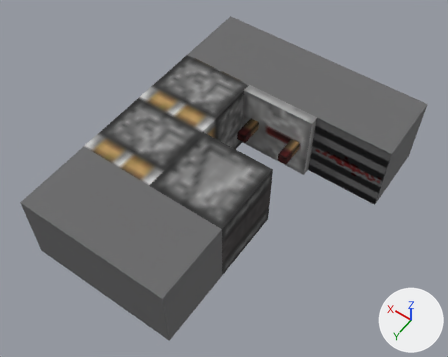
Renders of the glTF model models/gltf/double_extender_1.gltf from each side of a commit.
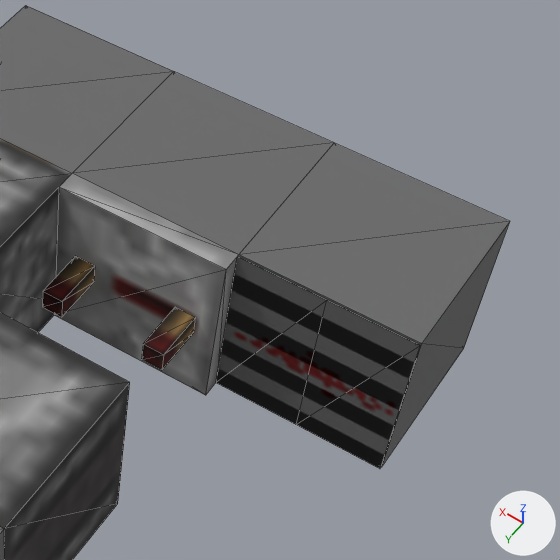
The first picture shows the older version from a 50 mm camera at (-0.0199, 0.0251, 0.0415) aimed at (-0.0025, 0.0007, 0.0032). The close-ups show both versions on the part from 49% to 100% of the width and 4% to 68% of the height of that picture; other places that the commit changed are outside them. Arrows for +X, +Y and +Z are at lower right; the lights stay in place. The close-ups show mesh edges as thin lines. Where no turn or scale is listed for an object, it has been applied to the vertices. Vertices at the same position are counted once.

Script lines for the objects in view, before the commit:
```python
ob_mesh_0 = bpy.data.objects.new('Mesh_0', me_mesh_0)
ob_mesh_0.location = (0.0, 0.0, 0.0127)
ob_mesh_10 = bpy.data.objects.new('Mesh_10', me_mesh_10)
ob_mesh_10.location = (0.0, 0.0, 0.0127)
ob_mesh_11 = bpy.data.objects.new('Mesh_11', me_mesh_11)
ob_mesh_11.location = (0.0, 0.0, 0.0127)
ob_mesh_12 = bpy.data.objects.new('Mesh_12', me_mesh_12)
ob_mesh_12.location = (0.0, 0.0, 0.0127)
ob_mesh_13 = bpy.data.objects.new('Mesh_13', me_mesh_13)
ob_mesh_13.location = (0.0, 0.0, 0.0127)
ob_mesh_14 = bpy.data.objects.new('Mesh_14', me_mesh_14)
ob_mesh_14.location = (0.0, 0.0, 0.0127)
ob_mesh_8 = bpy.data.objects.new('Mesh_8', me_mesh_8)
ob_mesh_8.location = (0.0, 0.0, 0.0127)
ob_mesh_9 = bpy.data.objects.new('Mesh_9', me_mesh_9)
ob_mesh_9.location = (0.0, 0.0, 0.0127)
# also in view: 'Mesh_2' at (0.0032, -0.0095, 0.0032); 'Mesh_4' at (-0.0032, 0.0032, 0.0032); 'Mesh_1' at (-0.0032, -0.0095, 0.0032); 'Mesh_3' at (0.0032, -0.0032, 0.0032)
```
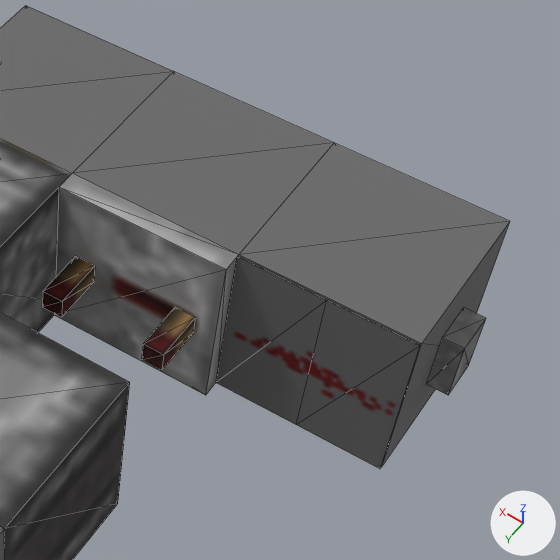
The newer file is also turned or shifted as a whole; pictures and numbers use the older file's frame.

Diff of the bpy script that builds the scene:
```diff
--- a/models/gltf/double_extender_1.gltf.py
+++ b/models/gltf/double_extender_1.gltf.py
@@ mat_material_5 @@
 mat_material_5 = principled_material('Material_5')
-mat_material_5.texture = img_redstone_dust_line_off_png
+mat_material_5.texture = img_stone_png
 mat_material_5.roughness = 1.0
@@ mat_material_6 @@
 mat_material_6 = principled_material('Material_6')
-mat_material_6.texture = img_stone_slab_top_png
+mat_material_6.texture = img_redstone_dust_line_off_png
 mat_material_6.roughness = 1.0
@@ mat_material_7 @@
 mat_material_7 = principled_material('Material_7')
-mat_material_7.texture = img_repeater_png
+mat_material_7.texture = img_stone_slab_top_png
 mat_material_7.roughness = 1.0
@@ mat_material_8 @@
 mat_material_8 = principled_material('Material_8')
-mat_material_8.texture = img_redstone_torch_off_png
+mat_material_8.texture = img_repeater_png
 mat_material_8.roughness = 1.0
@@ me_mesh_8 @@
-me_mesh_8.from_pydata(...)  # 4 vertices, 2 faces; spans x -0.00953..-0.00635, y -0.00625, z -0.0127..-0.00635
+me_mesh_8.from_pydata(...)  # 8 vertices, 10 faces; spans x -0.01349..-0.0127, y -0.01032..-0.00873, z -0.01072..-0.00833
+# me_mesh_8 part 1: 4 vertices removed from x -0.00953..-0.00635, y -0.00625, z -0.0127..-0.00635; 8 vertices added at x -0.01349..-0.0127, y -0.01032..-0.00873, z -0.01072..-0.00833
 me_mesh_8.materials.append(mat_material_5)
@@ me_mesh_9 @@
 me_mesh_9.from_pydata(...)  # 4 vertices, 2 faces; spans x -0.00953..-0.00635, y -0.00625, z -0.0127..-0.00635
-me_mesh_9.materials.append(mat_material_5)  # picture img_redstone_dust_line_off_png
+# me_mesh_9 part 2: the whole mesh is moved by (-0.00317, 0.0, 0.0)
+me_mesh_9.materials.append(mat_material_6)  # picture img_redstone_dust_line_off_png
@@ me_mesh_10 @@
-me_mesh_10.from_pydata(...)  # 4 vertices, 2 faces; spans x -0.0127..-0.00953, y -0.00625, z -0.0127..-0.00635
-me_mesh_10.materials.append(mat_material_5)  # picture img_redstone_dust_line_off_png
+me_mesh_10.from_pydata(...)  # 8 vertices, 8 faces; spans x -0.00635..0.0, y -0.00635..-0.00556, z -0.0127..-0.00635
+# me_mesh_10 part 3: the whole mesh is rebuilt
+me_mesh_10.materials.append(mat_material_7)  # picture img_stone_slab_top_png
+me_mesh_10.materials.append(mat_material_8)  # picture img_repeater_png
@@ me_mesh_11 @@
-me_mesh_11.from_pydata(...)  # 4 vertices, 2 faces; spans x -0.0127..-0.00953, y -0.00625, z -0.0127..-0.00635
-me_mesh_11.materials.append(mat_material_5)  # picture img_redstone_dust_line_off_png
+me_mesh_11.from_pydata(...)  # 8 vertices, 12 faces; spans x -0.00556..-0.00476, y -0.00556..-0.00357, z -0.00992..-0.00913
+# me_mesh_11 part 4: 4 vertices removed from x -0.0127..-0.00953, y -0.00625, z -0.0127..-0.00635
+me_mesh_11.materials.append(mat_material_9)  # picture img_redstone_torch_off_png
@@ me_mesh_12 @@
-me_mesh_12.from_pydata(...)  # 8 vertices, 8 faces; spans x -0.00635..0.0, y -0.00635..-0.00556, z -0.0127..-0.00635
-me_mesh_12.materials.append(mat_material_6)  # picture img_stone_slab_top_png
-me_mesh_12.materials.append(mat_material_7)  # picture img_repeater_png
+me_mesh_12.from_pydata(...)  # 8 vertices, 12 faces; spans x -0.00159..-0.00079, y -0.00556..-0.00357, z -0.00992..-0.00913
+# me_mesh_12 part 5: the whole mesh is rebuilt
+me_mesh_12.materials.append(mat_material_9)  # picture img_redstone_torch_off_png
@@ me_mesh_13 @@
-me_mesh_13.from_pydata(...)  # 8 vertices, 12 faces; spans x -0.00556..-0.00476, y -0.00556..-0.00357, z -0.00992..-0.00913
-me_mesh_13.materials.append(mat_material_8)  # picture img_redstone_torch_off_png
+me_mesh_13.from_pydata(...)  # 4 vertices, 2 faces; spans x -0.00952..-0.00635, y -0.00625, z -0.0127..-0.00635
+# me_mesh_13 part 6: the whole mesh is rebuilt
+me_mesh_13.materials.append(mat_material_6)  # picture img_redstone_dust_line_off_png
```

Changed parts and their boxes (x1, y1, x2, y2) in the close-ups (560 x 560 px):
'Mesh_9', surface changed, recoloured, mesh moved
    before: (216, 257, 327, 425)
    after: (296, 301, 420, 469)
'Mesh_12', surface changed, reshaped (71% narrower, 72% shorter)
    before: (54, 174, 239, 395)
    after: (42, 256, 95, 317)
'Mesh_10', surface changed, reshaped (not visible before)
    after: (54, 174, 239, 395)
'Mesh_11', surface changed, reshaped (55% narrower, 62% shorter)
    before: (296, 301, 420, 469)
    after: (141, 307, 196, 370)
'Mesh_13', surface changed, reshaped (100% wider, 164% taller)
    before: (141, 307, 196, 370)
    after: (216, 257, 327, 425)
'Mesh_8', surface changed, reshaped (not visible before)
    after: (426, 308, 486, 395)
'Mesh_14', no longer drawn
    before: (42, 256, 95, 317)
part 4 of me_mesh_11, deleted
    before: (296, 301, 420, 469)
